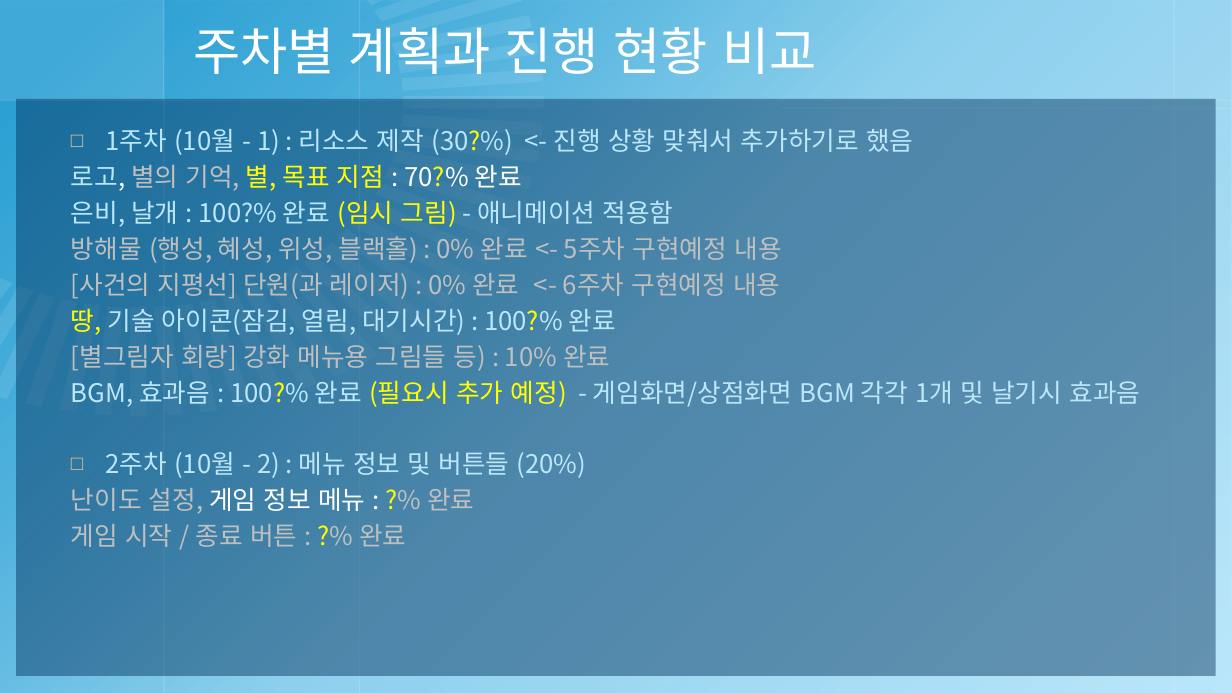
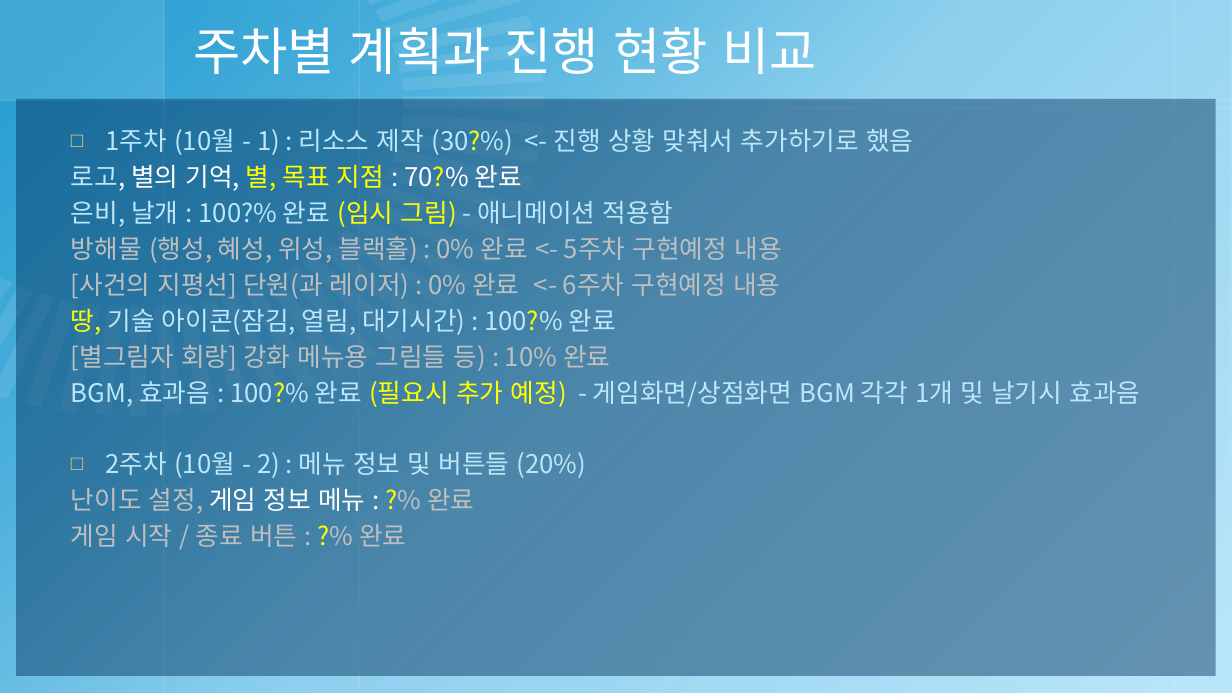
Before and after one commit to pb-wandu/2018180040_2DGP_PROJECT, a slide deck: slide 2 of 2018180040 - 2DGP 3차 발표 프레젠테이션.pptx. Drawn at 1232x693 pixels with LibreOffice and Linux fonts; fonts in the diff are those of the drawing; background and template pictures are left out. Boxes give left, top, right and bottom in pixels: in the first picture for what was removed or moved away, otherwise in the second. Text is boxed around its words. In the diff, an @@ line names an element or a change of style, - is before the commit and + after.

```diff
--- a/2018180040 - 2DGP 3차 발표 프레젠테이션.pptx
+++ b/2018180040 - 2DGP 3차 발표 프레젠테이션.pptx
@@ text at [71,164,522,191]: text colour #BFBFBF to #FFFFFF in "별의 기억," @@
```
Also in this commit, not shown: 11 other files.
